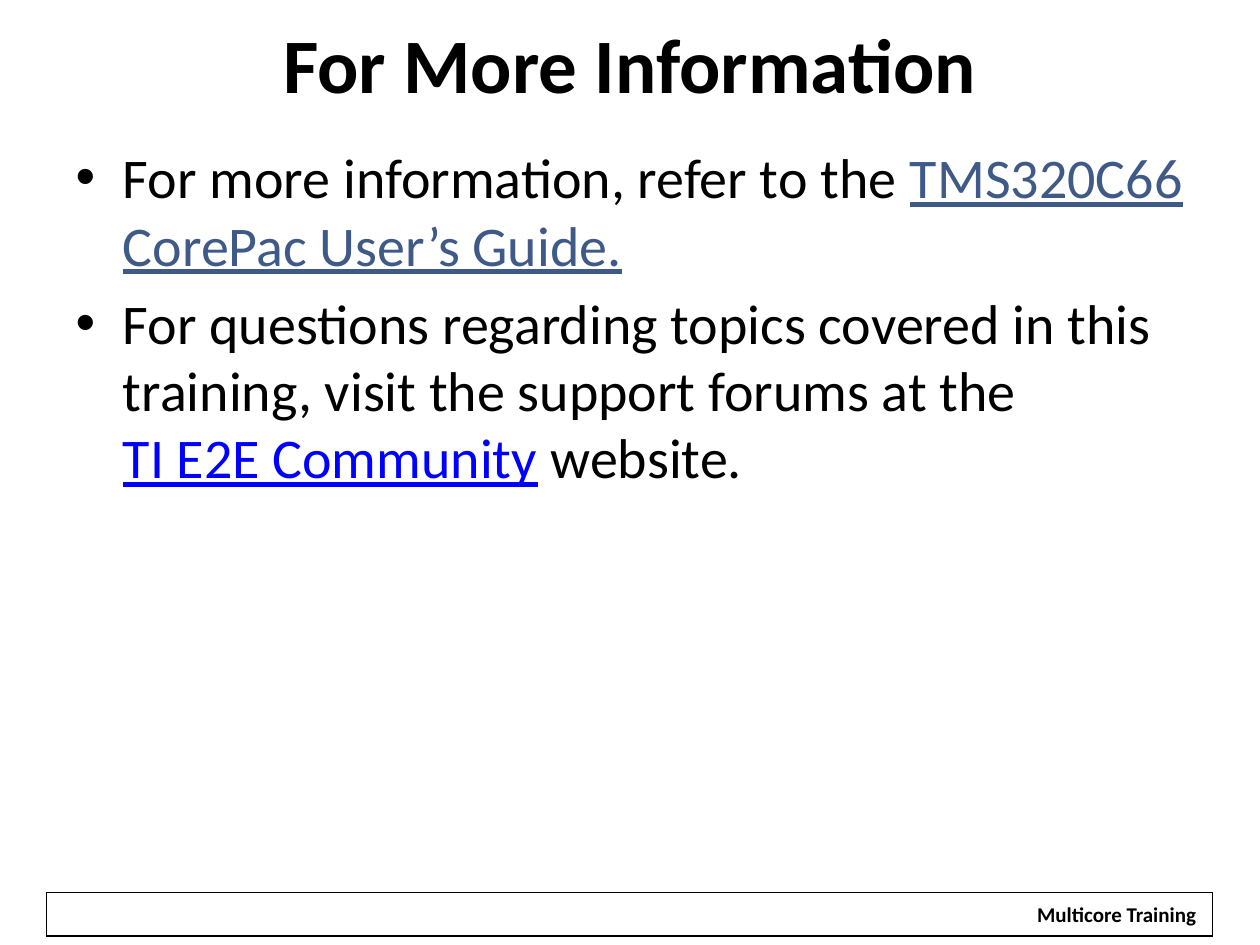
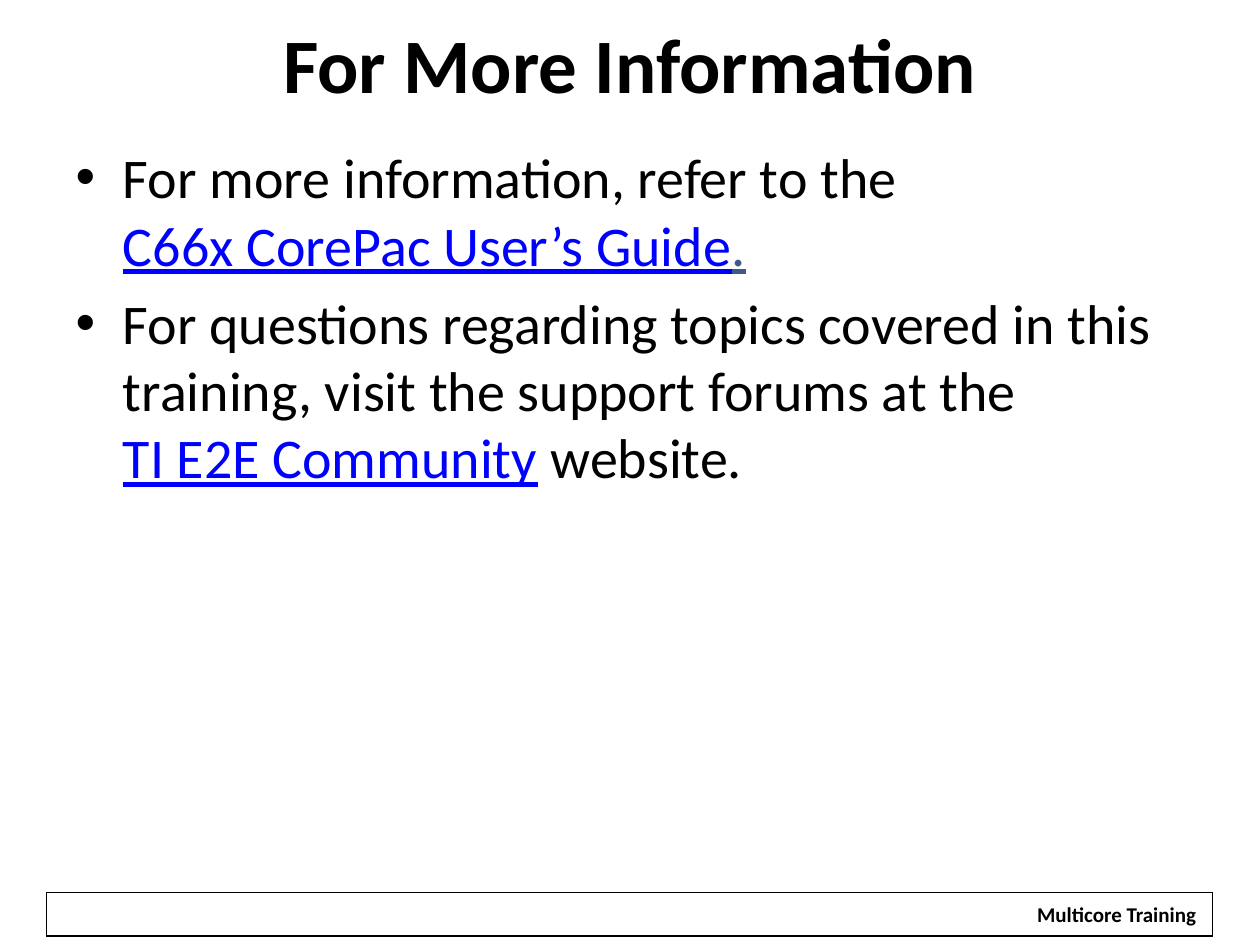
Before and after one commit to hari1989/keystone-workshop, a slide deck: slide 38 of preliminary/Working/presentations/C66 CorePac Overview.pptx. Drawn at 1260x945 pixels with LibreOffice and Linux fonts; fonts in the diff are those of the drawing; background and template pictures are left out. Boxes give left, top, right and bottom in pixels: in the first picture for what was removed or moved away, otherwise in the second. Text is boxed around its words. In the diff, an @@ line names an element or a change of style, - is before the commit and + after.

Commit message:
Edits RJH

```diff
--- a/preliminary/Working/presentations/C66 CorePac Overview.pptx
+++ b/preliminary/Working/presentations/C66 CorePac Overview.pptx
@@ text at bbox=[123, 159, 896, 274]: text changed @@
-• For more information, refer to the TMS320C66 CorePac User’s Guide.
+• For more information, refer to the
+  C66x CorePac User’s Guide.
```
